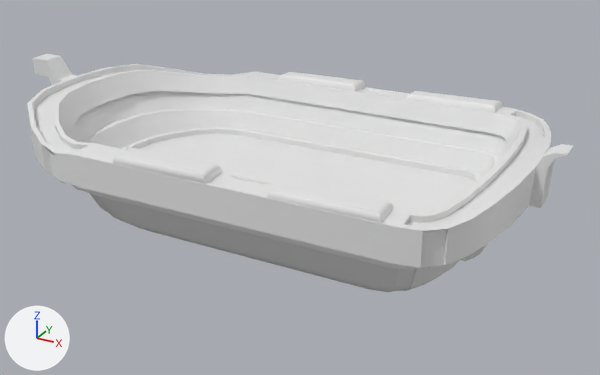
A saved change to the FBX model NarrativeGJ/Assets/Models/Boat.fbx.
One viewpoint serves both versions: a camera (50 mm lens) standing at (2.86, -5.48, 2.74) and looking at (-0.2, 0.08, -0.04). Arrows for +X, +Y and +Z are at lower left; the lights stay in place. Vertices at the same position are counted once.

In view in the first picture: 'Boat'.
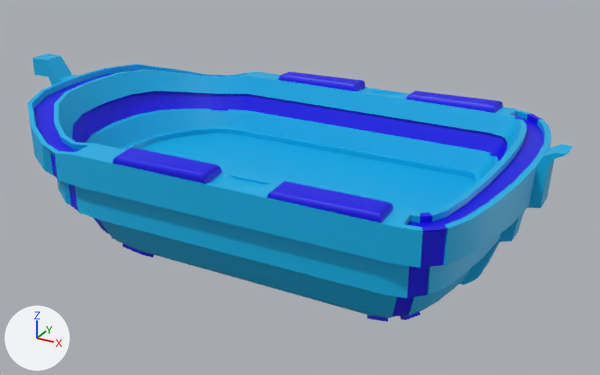
What differs and where, as boxes (x1, y1, x2, y2) in the pictures (600 x 375 px; the box of a moved part takes in the faces that stretch with it):
'Boat', recoloured, reshaped (13% taller): before (27, 54, 573, 292); after (27, 54, 573, 322)
part 1 of me_cube, moved or reshaped: before (72, 185, 487, 292); after (57, 179, 538, 322)
part 2 of me_cube, recoloured (white to blue): (61, 75, 517, 193) in both

The change in detail:
Material 'Wood' (mat_wood) changes colour from white #e7e7e7 to cyan #00b1e7; in linear values from (0.8, 0.8, 0.8) to (0.0, 0.437, 0.8).
Material 'Plastic' (mat_plastic) changes colour from white #e7e7e7 to blue #0a00e7; in linear values from (0.8, 0.8, 0.8) to (0.00308, 0.0, 0.8).
me_cube is used by ob_boat; location (0.0, 0.0, 0.0).
me_cube had 888 vertices, 828 faces and spanned x -2.92..1.92, y -1.29..1.29, z -0.37..0.75.
me_cube now has 904 vertices, 870 faces and spans x -2.92..1.92, y -1.29..1.29, z -0.48..0.75.
me_cube part 1: 196 vertices moved from x -2.43..1.63, y -1.2..1.2, z -0.28..0.29 to x -2.46..1.66, y -1.2..1.2, z -0.48..0.26; 104 vertices removed from x -1.85..1.28, y -0.96..0.96, z -0.37..-0.16; 120 vertices added at x -1.85..1.28, y -0.98..0.98, z -0.48..-0.34.
me_cube part 2: 32 faces spanning x -1.84..1.31, y -1.26..1.26, z -0.02..0.52 switch from mat_plastic (white #e7e7e7) to mat_wood (cyan #00b1e7).
